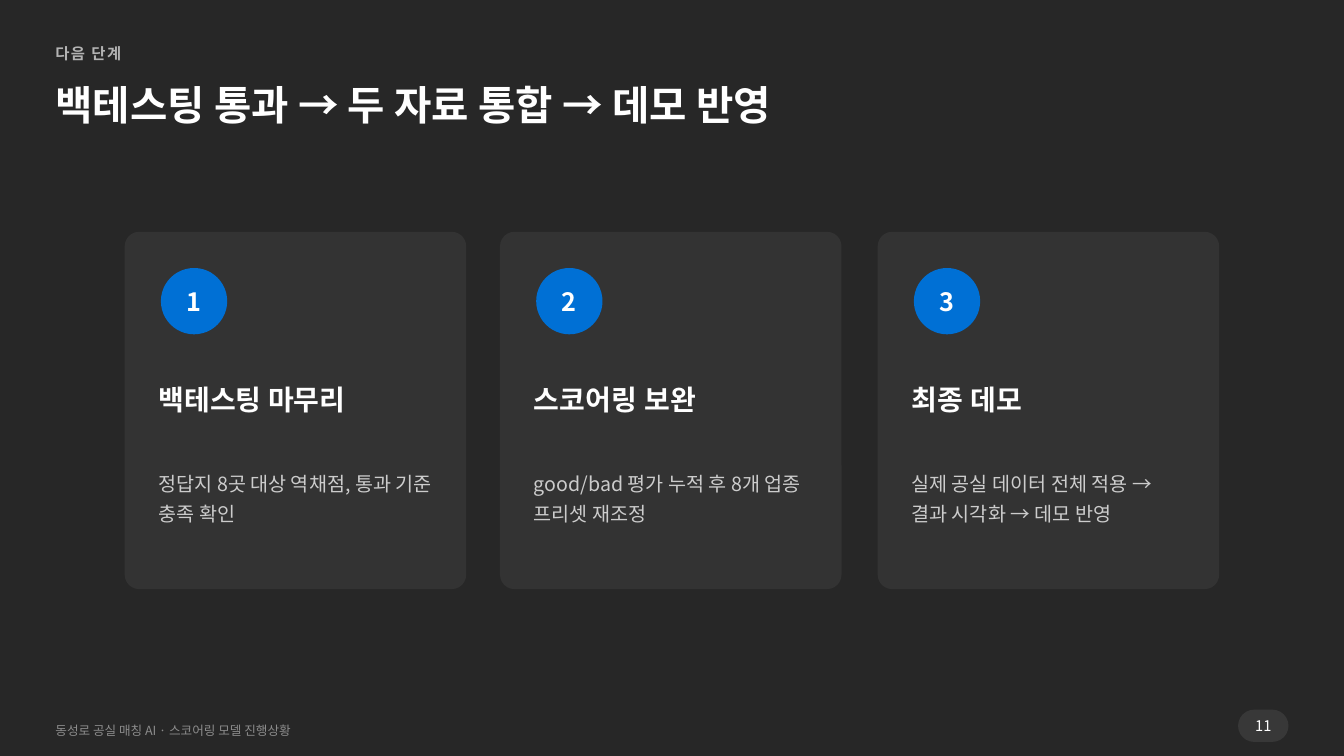
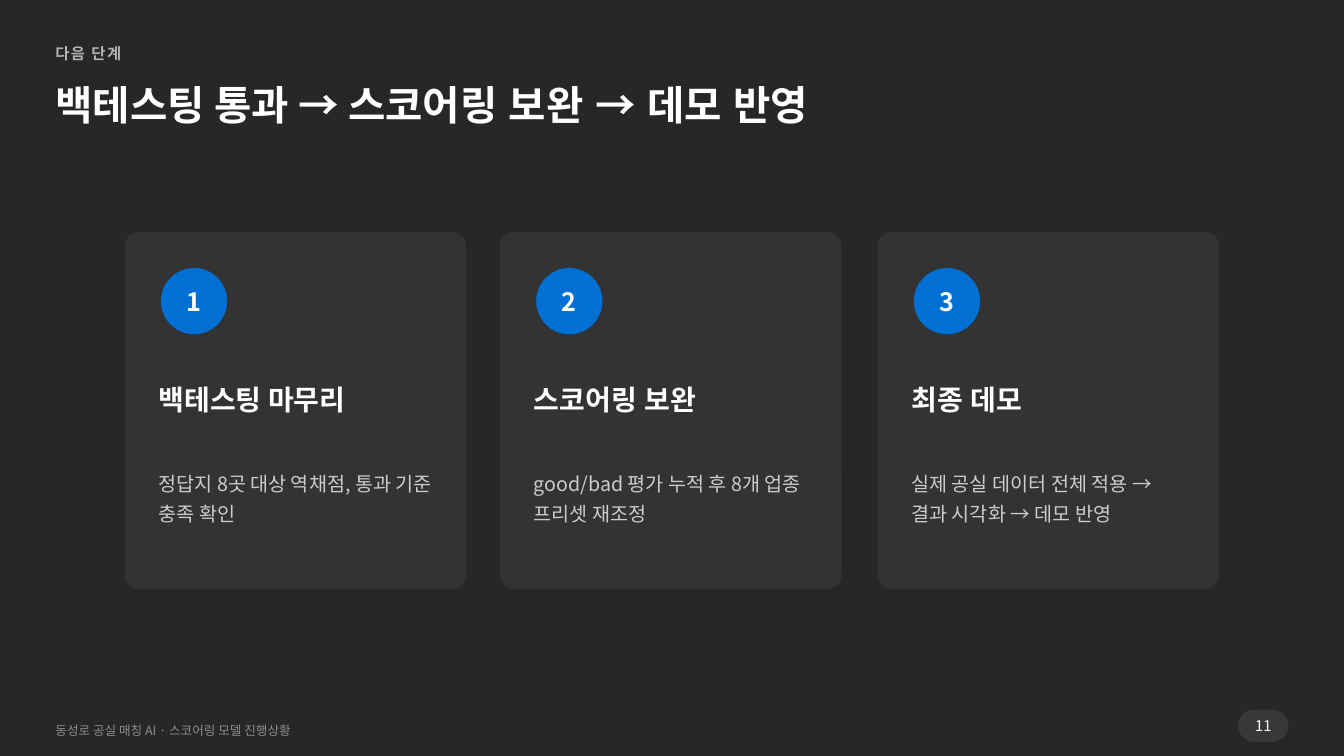
Before and after one commit to k-1026/DAX, a slide deck: slide 10 of 11.13 DAX 발표 PPT.pptx. Drawn at 1344x756 pixels with LibreOffice and Linux fonts; fonts in the diff are those of the drawing. Boxes give left, top, right and bottom in pixels: in the first picture for what was removed or moved away, otherwise in the second. Text is boxed around its words. In the diff, an @@ line names an element or a change of style, - is before the commit and + after.

Commit message:
11.13 업데이트 2

```diff
--- a/11.13 DAX 발표 PPT.pptx
+++ b/11.13 DAX 발표 PPT.pptx
@@ text at (55,86,808,124): text changed @@
-백테스팅 통과 → 두 자료 통합 → 데모 반영
+백테스팅 통과 → 스코어링 보완 → 데모 반영
```
